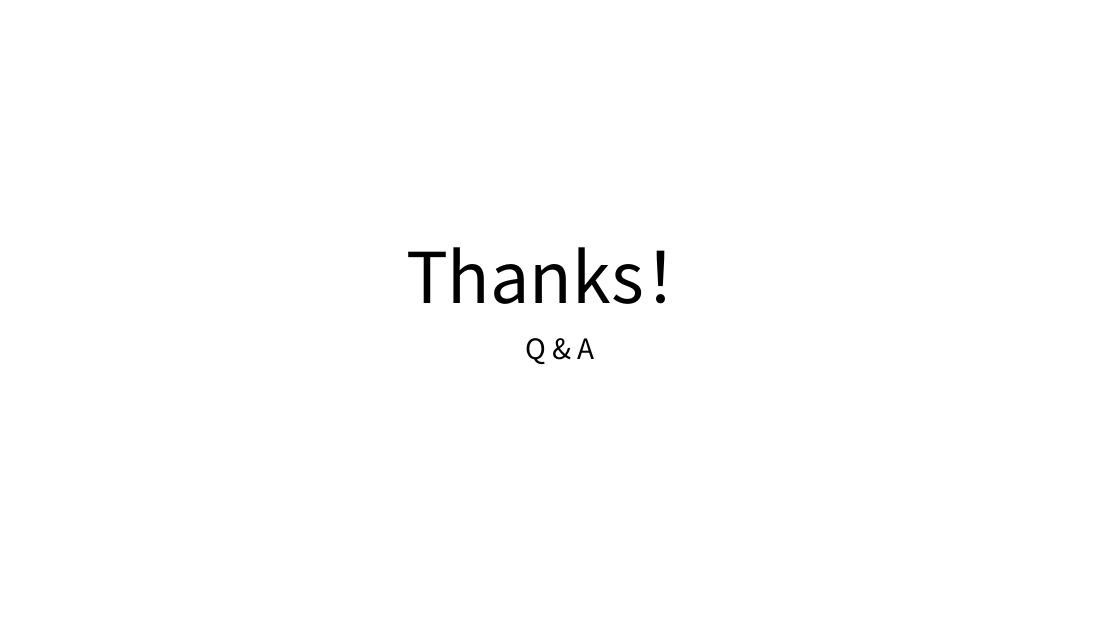
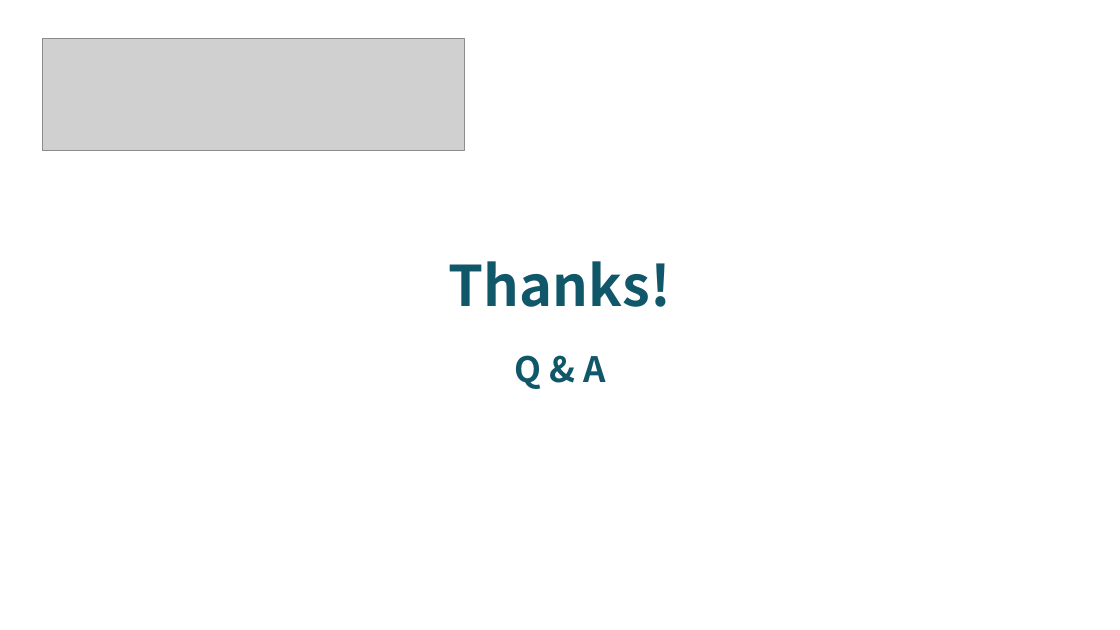
Before and after one commit to riscv-labs/OS2018spring-projects-g06, a slide deck: slide 20 of mid_report.pptx (slide 21 before the commit). Drawn at 1120x630 pixels with LibreOffice and Linux fonts; fonts in the diff are those of the drawing; grey boxes stand for pictures; background and template pictures are left out. Boxes give left, top, right and bottom in pixels: in the first picture for what was removed or moved away, otherwise in the second. Text is boxed around its words. In the diff, an @@ line names an element or a change of style, - is before the commit and + after.

```diff
--- a/mid_report.pptx
+++ b/mid_report.pptx
@@ picture added at [43, 39, 465, 150] @@
@@ title at [449, 261, 671, 307]: text changed; size 60 to 48 pt; text colour #000000 to #11576A; bold on @@
-Thanks！
+Thanks!
@@ subtitle "Q & A": place and size @@
-subtitle "Q & A" at [525, 338, 595, 364]
+subtitle "Q & A" at [514, 355, 605, 389]
@@ subtitle "Q & A" at [514, 355, 605, 389]: size 24 to 30 pt, text colour #000000 to #11576A, bold on @@
```
Also in this commit, not shown: 19 other slides changed, 1 slide removed, 1 other file.
